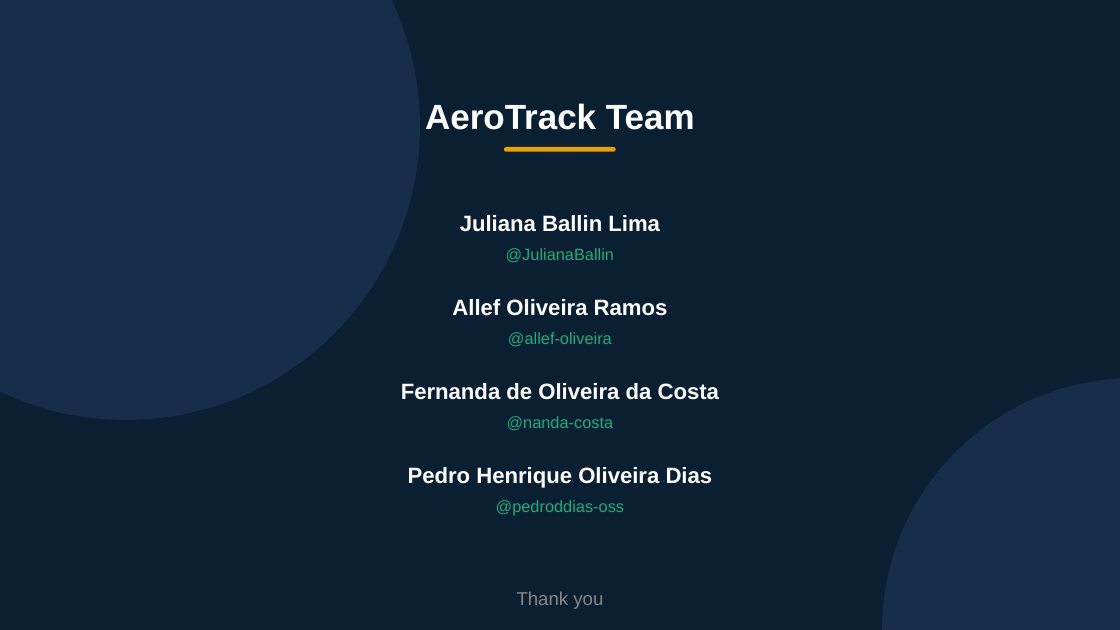
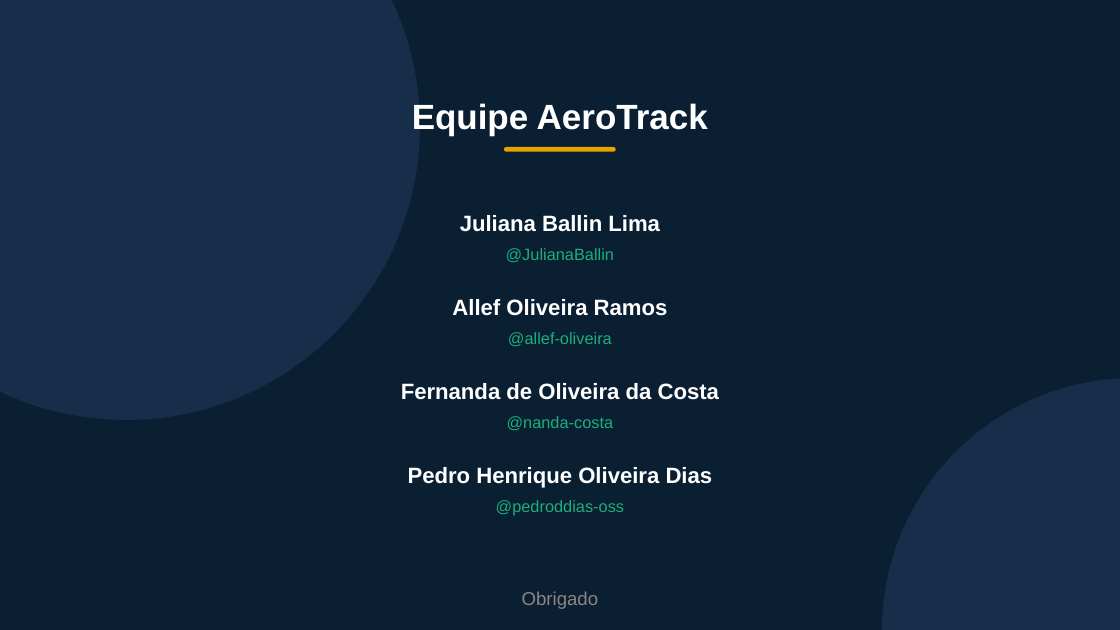
Before and after one commit to JulianaBallin/AeroTrack, a slide deck: slide 16 of docs/evidencias/AeroTrack-Apresentacao-Modulo6.pptx. Drawn at 1120x630 pixels with LibreOffice and Linux fonts; fonts in the diff are those of the drawing. Boxes give left, top, right and bottom in pixels: in the first picture for what was removed or moved away, otherwise in the second. Text is boxed around its words. In the diff, an @@ line names an element or a change of style, - is before the commit and + after.

```diff
--- a/docs/evidencias/AeroTrack-Apresentacao-Modulo6.pptx
+++ b/docs/evidencias/AeroTrack-Apresentacao-Modulo6.pptx
@@ text at (412,103,708,136): text changed @@
-AeroTrack Team
+Equipe AeroTrack
@@ text at (522,591,599,609): text changed @@
-Thank you
+Obrigado
```
Also in this commit, not shown: 13 other slides changed, 2 slides added, 2 slides removed, 4 other files.
